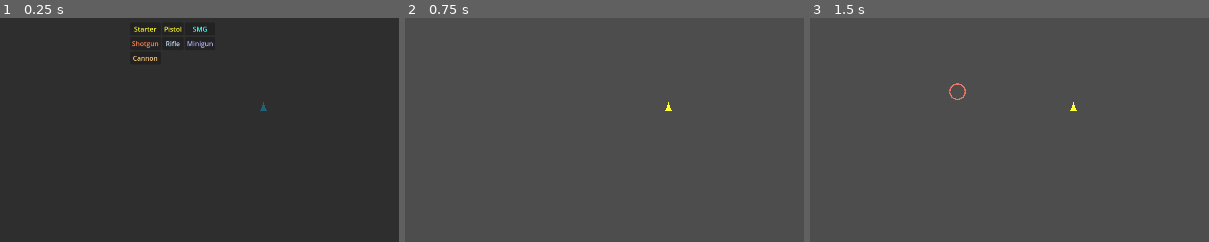
Above: before the commit, frames 1-3 (left to right).
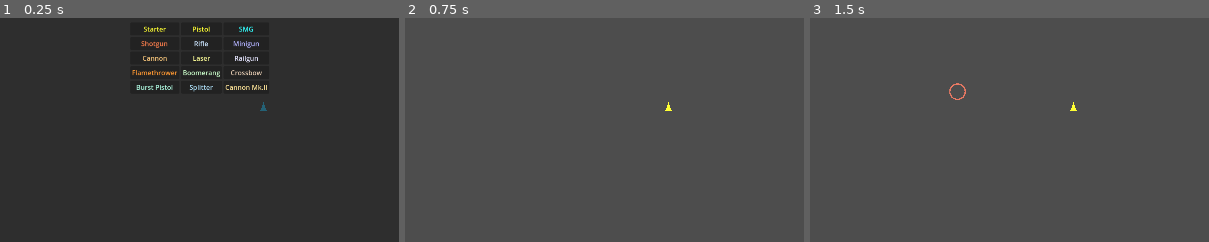
Above: after the commit, the same moments.

Repository: Deitox/Dexcoto
Game: Godot game, scene res://scenes/Main.tscn
The game is run twice, just before and just after one commit, with the same random seed, the same clock (stepped at 60 frames per second) and the same inputs.
Inputs (mouse positions are % of the whole screen's width and height, from its top left):
- Up to frame 1 (0.25 s): no input
- Up to frame 2 (0.75 s): click "Starter" at 0.5 s
- Up to frame 3 (1.5 s): tap Enter at 1.25 s; move the mouse to (72, 45) at 1.27 s; hold Right (ui_right) from 1.28 s (still down); click (72, 45) at 1.42 s
The pictures show only the part of the screen within x 17-67%, y 30-80%; the shares and areas given below are measured in that part.

The runs differ from the first frame. In frame 1, 1.7% of the frame differs, in the area x 33-67%, y 3-34%; in frame 2, nothing differs; in frame 3, nothing differs.

Commit message:
Added a big batch of weapons, items, and upgrades

Diff:
--- a/scripts/item_summary.gd
+++ b/scripts/item_summary.gd
@@ -3,6 +3,26 @@
 @onready var text: RichTextLabel = $RichText
 
 const ShopLib = preload("res://scripts/shop.gd")
+
+func _rarity_color_hex(r: String) -> String:
+	match r:
+		"Common":
+			return "#D9D9D9"
+		"Uncommon":
+			return "#66FF66"
+		"Rare":
+			return "#6699FF"
+		"Epic":
+			return "#CC66FF"
+		"Legendary":
+			return "#FFB233"
+		_:
+			return "#FFFFFF"
+
+func _fmt_line(item_id: String, raw: String, id_to_rarity: Dictionary) -> String:
+	var rar := String(id_to_rarity.get(item_id, "Common"))
+	var col := _rarity_color_hex(rar)
+	return "[color=%s]%s[/color]" % [col, raw]
 
 func _ready() -> void:
 	process_mode = Node.PROCESS_MODE_WHEN_PAUSED
@@ -31,33 +51,90 @@
 			counts = cdict
 	var lines: Array[String] = []
 	var id_to_name: Dictionary = {}
+	var id_to_rarity: Dictionary = {}
 	for it in ShopLib.items():
-		id_to_name[String(it["id"])] = String(it["name"])
+		var iid := String(it["id"])
+		id_to_name[iid] = String(it["name"])
+		id_to_rarity[iid] = String(it.get("rarity", "Common"))
 
 	var c := int(counts.get("money_charm", 0))
 	if c > 0:
 		var mult := pow(1.2, float(c))
 		var pct := int(round((mult - 1.0) * 100.0))
-		lines.append("%s x%d — +%d%% currency (x%.2f)" % [id_to_name.get("money_charm","Money Charm"), c, pct, mult])
+		lines.append(_fmt_line("money_charm", "%s x%d — +%d%% currency (x%.2f)" % [id_to_name.get("money_charm","Money Charm"), c, pct, mult], id_to_rarity))
 
 	c = int(counts.get("scope", 0))
 	if c > 0:
-		lines.append("%s x%d — +%d projectiles" % [id_to_name.get("scope","Scope"), c, c])
+		lines.append(_fmt_line("scope", "%s x%d — +%d projectiles" % [id_to_name.get("scope","Scope"), c, c], id_to_rarity))
 
 	c = int(counts.get("overcharger", 0))
 	if c > 0:
 		var mult2 := pow(1.15, float(c))
 		var pct2 := int(round((mult2 - 1.0) * 100.0))
-		lines.append("%s x%d — +%d%% attack speed (x%.2f)" % [id_to_name.get("overcharger","Overcharger"), c, pct2, mult2])
+		lines.append(_fmt_line("overcharger", "%s x%d — +%d%% attack speed (x%.2f)" % [id_to_name.get("overcharger","Overcharger"), c, pct2, mult2], id_to_rarity))
 
 	c = int(counts.get("adrenaline", 0))
 	if c > 0:
 		var regen := 0.5 * float(c)
-		lines.append("%s x%d — +%.1f HP/s regen" % [id_to_name.get("adrenaline","Adrenaline"), c, regen])
+		lines.append(_fmt_line("adrenaline", "%s x%d — +%.1f HP/s regen" % [id_to_name.get("adrenaline","Adrenaline"), c, regen], id_to_rarity))
 
 	c = int(counts.get("lifesteal_charm", 0))
 	if c > 0:
-		lines.append("%s x%d — +%d HP per kill" % [id_to_name.get("lifesteal_charm","Lifesteal Charm"), c, c])
+		lines.append(_fmt_line("lifesteal_charm", "%s x%d — +%d HP per kill" % [id_to_name.get("lifesteal_charm","Lifesteal Charm"), c, c], id_to_rarity))
+
+	# New items
+	c = int(counts.get("boots", 0))
+	if c > 0:
+		var mult_b := pow(1.10, float(c))
+		var pct_b := int(round((mult_b - 1.0) * 100.0))
+		lines.append(_fmt_line("boots", "%s x%d — +%d%% move speed (x%.2f)" % [id_to_name.get("boots","Boots"), c, pct_b, mult_b], id_to_rarity))
+
+	c = int(counts.get("caffeine", 0))
+	if c > 0:
+		var mult_c := pow(1.10, float(c))
+		var pct_c := int(round((mult_c - 1.0) * 100.0))
+		lines.append(_fmt_line("caffeine", "%s x%d — +%d%% attack speed (x%.2f)" % [id_to_name.get("caffeine","Caffeine"), c, pct_c, mult_c], id_to_rarity))
+
+	c = int(counts.get("ammo_belt", 0))
+	if c > 0:
+		lines.append(_fmt_line("ammo_belt", "%s x%d — +%d projectiles" % [id_to_name.get("ammo_belt","Ammo Belt"), c, c], id_to_rarity))
+
+	c = int(counts.get("aerodynamics", 0))
+	if c > 0:
+		var mult_aero := pow(1.20, float(c))
+		var pct_aero := int(round((mult_aero - 1.0) * 100.0))
+		lines.append(_fmt_line("aerodynamics", "%s x%d — +%d%% projectile speed (x%.2f)" % [id_to_name.get("aerodynamics","Aerodynamics"), c, pct_aero, mult_aero], id_to_rarity))
+
+	c = int(counts.get("protein_bar", 0))
+	if c > 0:
+		var hp := 15 * c
+		lines.append(_fmt_line("protein_bar", "%s x%d — +%d Max HP" % [id_to_name.get("protein_bar","Protein Bar"), c, hp], id_to_rarity))
+
+	c = int(counts.get("medkit", 0))
+	if c > 0:
+		var regen2 := 1.0 * float(c)
+		lines.append(_fmt_line("medkit", "%s x%d — +%.1f HP/s regen" % [id_to_name.get("medkit","Medkit"), c, regen2], id_to_rarity))
+
+	c = int(counts.get("greed_token", 0))
+	if c > 0:
+		var mult_g := pow(1.15, float(c))
+		var pct_g := int(round((mult_g - 1.0) * 100.0))
+		lines.append(_fmt_line("greed_token", "%s x%d — +%d%% currency (x%.2f)" % [id_to_name.get("greed_token","Greed Token"), c, pct_g, mult_g], id_to_rarity))
+
+	c = int(counts.get("vampiric_orb", 0))
+	if c > 0:
+		lines.append(_fmt_line("vampiric_orb", "%s x%d — +%d HP per kill" % [id_to_name.get("vampiric_orb","Vampiric Orb"), c, c], id_to_rarity))
+
+	c = int(counts.get("power_core", 0))
+	if c > 0:
+		var mult_p := pow(1.10, float(c))
+		var pct_p := int(round((mult_p - 1.0) * 100.0))
+		lines.append(_fmt_line("power_core", "%s x%d — +%d%% damage (x%.2f)" % [id_to_name.get("power_core","Power Core"), c, pct_p, mult_p], id_to_rarity))
+
+	c = int(counts.get("stabilizer", 0))
+	if c > 0:
+		var total := 2 * c
+		lines.append(_fmt_line("stabilizer", "%s x%d — -%d° spread" % [id_to_name.get("stabilizer","Stabilizer"), c, total], id_to_rarity))
 
 	# Turret: pending effect is per-wave, show queued amount if in intermission
 	c = int(counts.get("turret", 0))
--- a/scripts/main.gd
+++ b/scripts/main.gd
@@ -676,6 +676,47 @@
 					if player:
 						player.lifesteal_per_kill += 1
 						player.add_item("lifesteal_charm")
+				"boots":
+					if player:
+						player.move_speed *= 1.10
+						player.add_item("boots")
+				"caffeine":
+					if player:
+						player.attack_speed_mult *= 1.10
+						player.add_item("caffeine")
+				"ammo_belt":
+					if player:
+						player.projectiles_per_shot += 1
+						player.add_item("ammo_belt")
+				"aerodynamics":
+					if player:
+						player.projectile_speed_mult *= 1.20
+						player.add_item("aerodynamics")
+				"protein_bar":
+					if player:
+						player.max_health += 15
+						player.health = min(player.max_health, player.health + 15)
+						player.add_item("protein_bar")
+				"medkit":
+					if player:
+						player.regen_per_second += 1.0
+						player.add_item("medkit")
+				"greed_token":
+					if player:
+						player.currency_gain_mult *= 1.15
+						player.add_item("greed_token")
+				"vampiric_orb":
+					if player:
+						player.lifesteal_per_kill += 1
+						player.add_item("vampiric_orb")
+				"power_core":
+					if player:
+						player.damage_mult *= 1.10
+						player.add_item("power_core")
+				"stabilizer":
+					if player:
+						player.spread_degrees = max(0.0, player.spread_degrees - 2.0)
+						player.add_item("stabilizer")
 				_:
 					pass
 		_:
--- a/scripts/shop.gd
+++ b/scripts/shop.gd
@@ -21,6 +21,31 @@
         {"kind":"weapon","id":"cannon","name":"Cannon","cost":18,"rarity":"Epic",
          "desc":"Very slow, huge damage.",
          "fire_interval":0.90, "damage":28, "speed":450, "projectiles":1, "color": Color(1,0.8,0.5)},
+        # New weapons
+        {"kind":"weapon","id":"laser","name":"Laser","cost":15,"rarity":"Uncommon",
+         "desc":"High speed, moderate damage.",
+         "fire_interval":0.40, "damage":12, "speed":900, "projectiles":1, "color": Color(1,1,0.6)},
+        {"kind":"weapon","id":"railgun","name":"Railgun","cost":22,"rarity":"Epic",
+         "desc":"Extremely fast shots (often beam).",
+         "fire_interval":0.80, "damage":30, "speed":1200, "projectiles":1, "color": Color(0.9,0.9,1)},
+        {"kind":"weapon","id":"flamethrower","name":"Flamethrower","cost":16,"rarity":"Rare",
+         "desc":"Rapid low-damage stream.",
+         "fire_interval":0.08, "damage":3, "speed":420, "projectiles":1, "color": Color(1,0.6,0.2)},
+        {"kind":"weapon","id":"boomerang","name":"Boomerang","cost":14,"rarity":"Uncommon",
+         "desc":"Wide spread of 2 projectiles.",
+         "fire_interval":0.55, "damage":10, "speed":520, "projectiles":2, "color": Color(0.8,1,0.8)},
+        {"kind":"weapon","id":"crossbow","name":"Crossbow","cost":13,"rarity":"Uncommon",
+         "desc":"Slow but accurate bolt.",
+         "fire_interval":0.65, "damage":18, "speed":540, "projectiles":1, "color": Color(0.9,0.8,0.7)},
+        {"kind":"weapon","id":"burst","name":"Burst Pistol","cost":12,"rarity":"Common",
+         "desc":"Fires 2 projectiles per shot.",
+         "fire_interval":0.42, "damage":8, "speed":520, "projectiles":2, "color": Color(0.7,1,0.9)},
+        {"kind":"weapon","id":"splitter","name":"Splitter","cost":18,"rarity":"Rare",
+         "desc":"3 projectiles, moderate speed.",
+         "fire_interval":0.50, "damage":11, "speed":540, "projectiles":3, "color": Color(0.7,0.9,1)},
+        {"kind":"weapon","id":"cannon_mk2","name":"Cannon Mk.II","cost":24,"rarity":"Legendary",
+         "desc":"Very slow, massive damage.",
+         "fire_interval":1.10, "damage":40, "speed":460, "projectiles":1, "color": Color(1,0.9,0.6)},
     ]
 
 static func items() -> Array[Dictionary]:
@@ -37,6 +62,27 @@
          "desc":"+0.5 HP regen/s."},
         {"kind":"item","id":"lifesteal_charm","name":"Lifesteal Charm","cost":12,"rarity":"Uncommon",
          "desc":"Heal 1 HP per kill."},
+        # New items
+        {"kind":"item","id":"boots","name":"Boots","cost":10,"rarity":"Common",
+         "desc":"+10% move speed."},
+        {"kind":"item","id":"caffeine","name":"Caffeine","cost":12,"rarity":"Uncommon",
+         "desc":"+10% attack speed."},
+        {"kind":"item","id":"ammo_belt","name":"Ammo Belt","cost":12,"rarity":"Uncommon",
+         "desc":"+1 projectile to all weapons."},
+        {"kind":"item","id":"aerodynamics","name":"Aerodynamics","cost":10,"rarity":"Common",
+         "desc":"+20% projectile speed."},
+        {"kind":"item","id":"protein_bar","name":"Protein Bar","cost":10,"rarity":"Common",
+         "desc":"+15 Max HP."},
+        {"kind":"item","id":"medkit","name":"Medkit","cost":12,"rarity":"Uncommon",
+         "desc":"+1.0 HP regen/s."},
+        {"kind":"item","id":"greed_token","name":"Greed Token","cost":14,"rarity":"Rare",
+         "desc":"+15% currency gain."},
+        {"kind":"item","id":"vampiric_orb","name":"Vampiric Orb","cost":16,"rarity":"Rare",
+         "desc":"+1 HP per kill."},
+        {"kind":"item","id":"power_core","name":"Power Core","cost":16,"rarity":"Rare",
+         "desc":"+10% damage."},
+        {"kind":"item","id":"stabilizer","name":"Stabilizer","cost":10,"rarity":"Uncommon",
+         "desc":"-2° spread (tighter shots)."},
     ]
 
 static func generate_offers(count: int, wave: int = 1) -> Array[Dictionary]:
--- a/scripts/upgrades.gd
+++ b/scripts/upgrades.gd
@@ -47,6 +47,13 @@
         {"id":"proj_1","name":"+1 Projectile","rarity":"Uncommon","type":"projectiles","value":1},
         {"id":"proj_2","name":"+2 Projectiles","rarity":"Rare","type":"projectiles","value":2},
         {"id":"proj_3","name":"+3 Projectiles","rarity":"Epic","type":"projectiles","value":3},
+        # Additional buffs for variety
+        {"id":"as_8","name":"Attack Speed +8%","rarity":"Common","type":"attack_speed","value":0.08},
+        {"id":"dmg_15","name":"Damage +15%","rarity":"Uncommon","type":"damage","value":0.15},
+        {"id":"ms_30","name":"Move Speed +30%","rarity":"Legendary","type":"move_speed","value":0.30},
+        {"id":"hp_60","name":"Max HP +60","rarity":"Legendary","type":"max_hp","value":60},
+        {"id":"bs_50","name":"Projectile Speed +50%","rarity":"Legendary","type":"bullet_speed","value":0.50},
+        {"id":"reg_3_0","name":"Regen +3.0/s","rarity":"Legendary","type":"regen","value":3.0},
     ]
 
 static func weighted_choices(count: int, exclude_ids: Array[String] = []) -> Array[Dictionary]:
